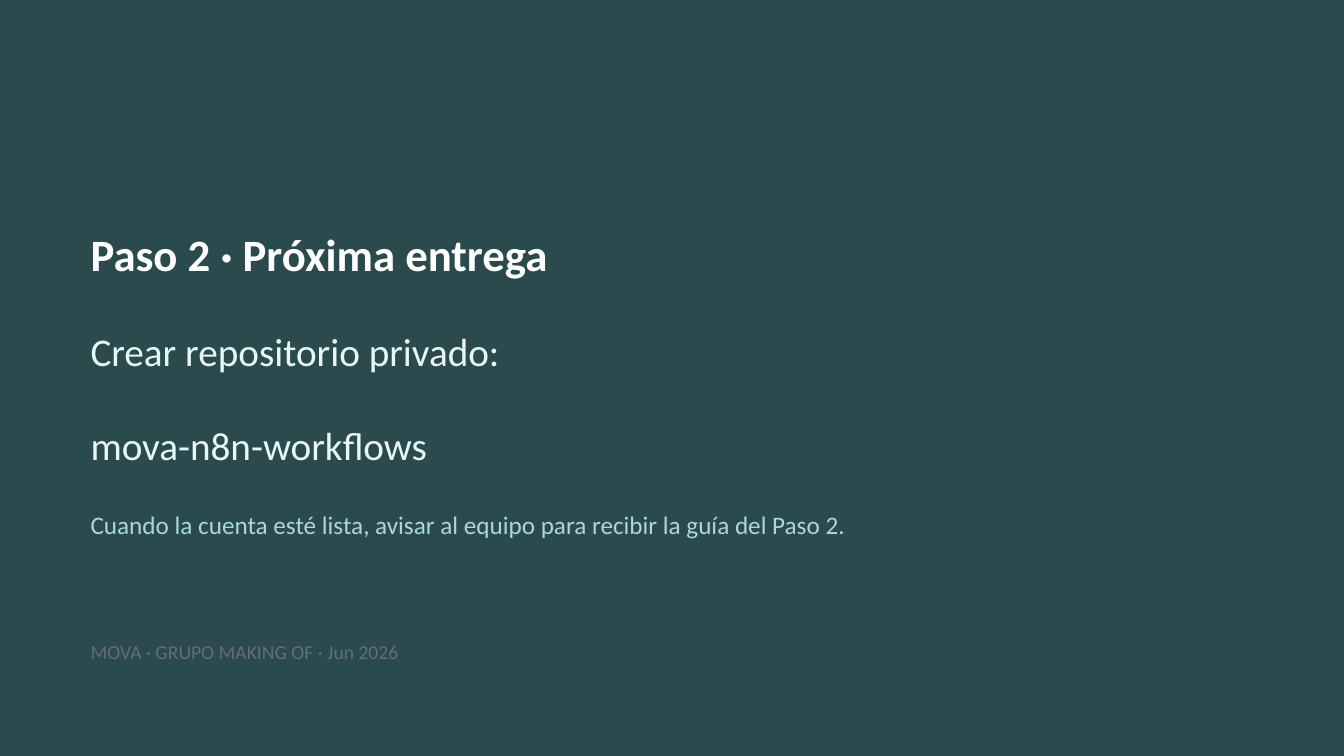
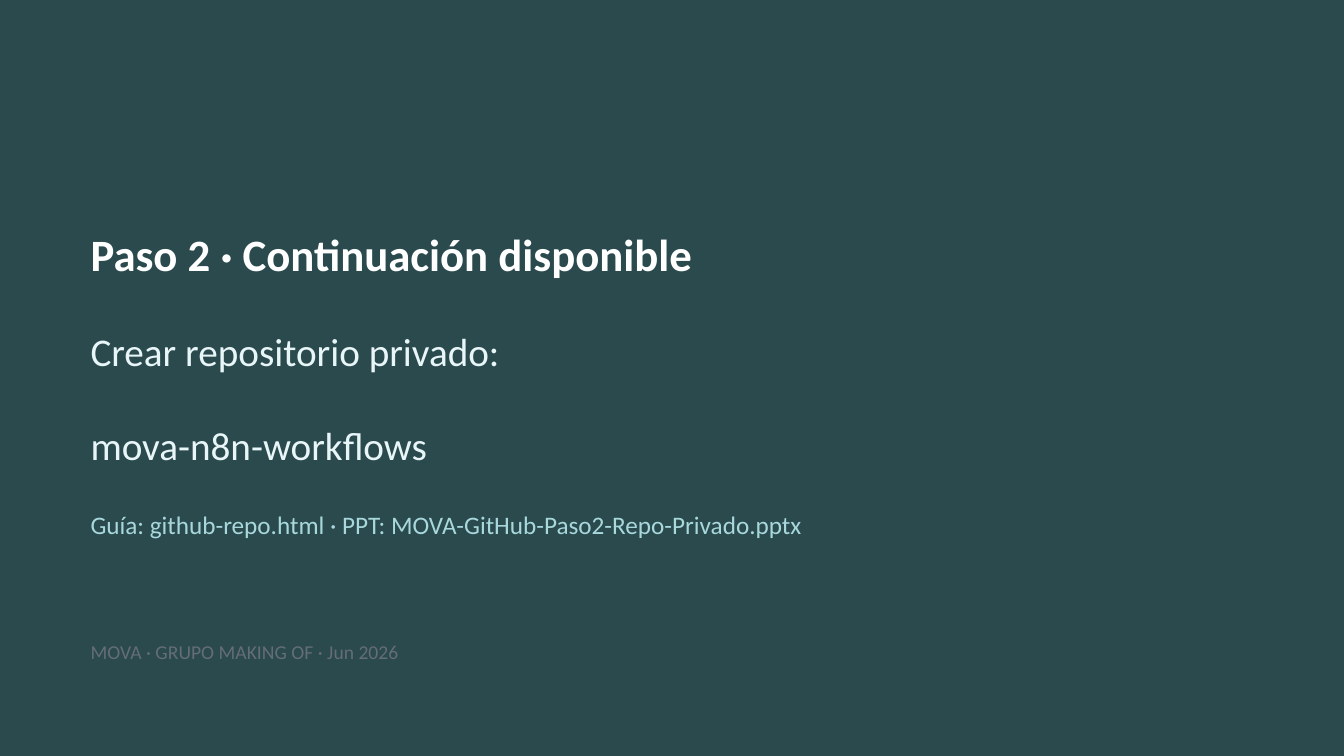
Before and after one commit to JosefaOgalde/organizacion, a slide deck: slide 14 of index/clientes/mkof/MOVA-GitHub-Paso1-Crear-Cuenta.pptx. Drawn at 1344x756 pixels with LibreOffice and Linux fonts; fonts in the diff are those of the drawing. Boxes give left, top, right and bottom in pixels: in the first picture for what was removed or moved away, otherwise in the second. Text is boxed around its words. In the diff, an @@ line names an element or a change of style, - is before the commit and + after.

```diff
--- a/index/clientes/mkof/MOVA-GitHub-Paso1-Crear-Cuenta.pptx
+++ b/index/clientes/mkof/MOVA-GitHub-Paso1-Crear-Cuenta.pptx
@@ text at (91, 239, 692, 278): text changed @@
-Paso 2 · Próxima entrega
+Paso 2 · Continuación disponible
@@ text at (91, 516, 801, 539): text changed @@
-Cuando la cuenta esté lista, avisar al equipo para recibir la guía del Paso 2.
+Guía: github-repo.html · PPT: MOVA-GitHub-Paso2-Repo-Privado.pptx
```
Also in this commit, not shown: 25 other files.
